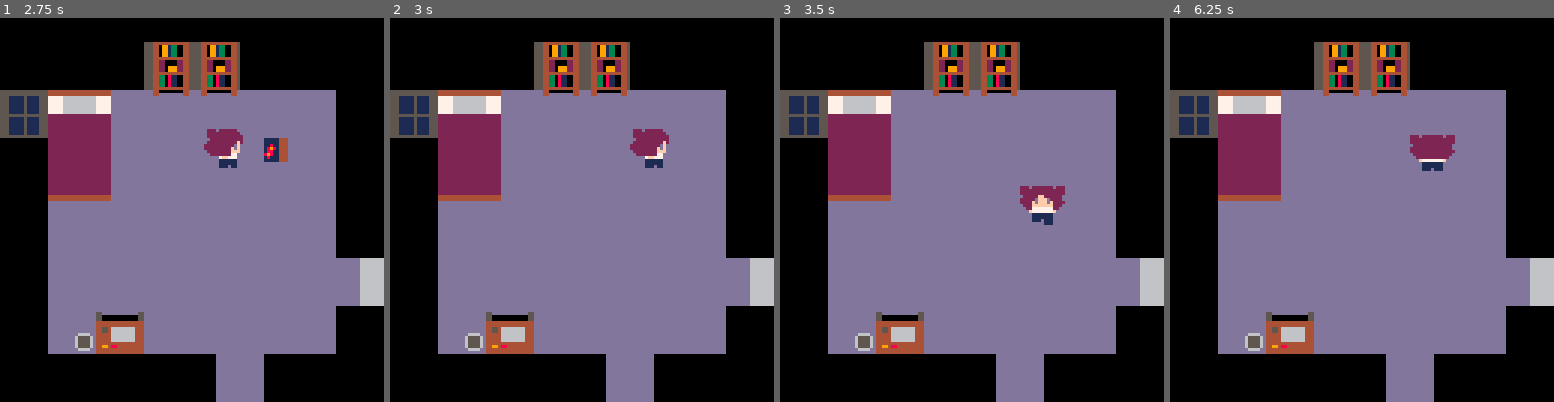
Above: before the commit, frames 1-4 (left to right).
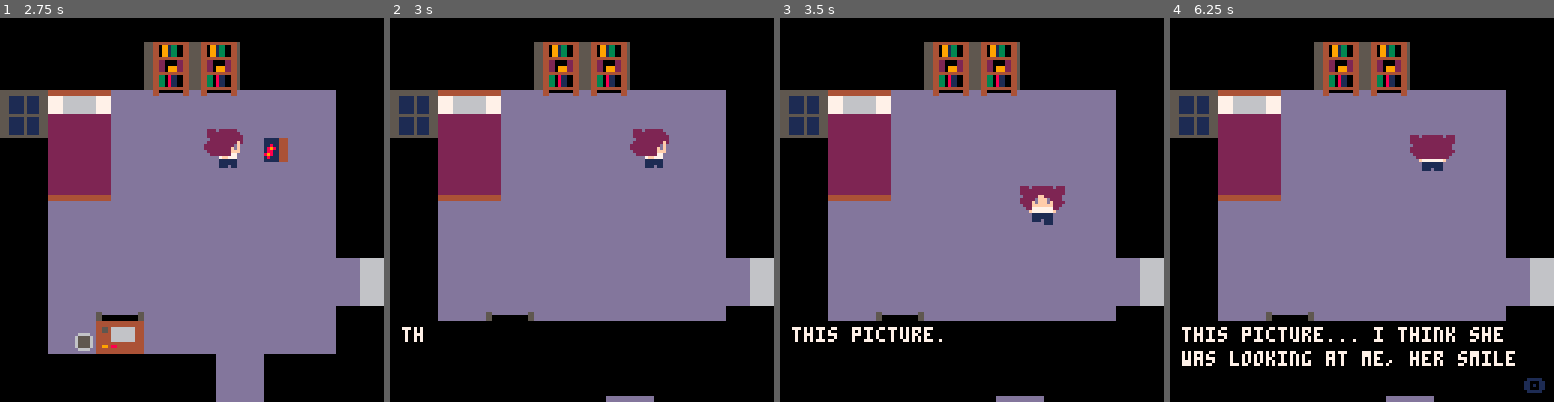
Above: after the commit, the same moments.

Repository: unyielding-snow/Texas-Game-Jam-2026
Game: PICO-8 cartridge main_scene.p8
Same seed, same stepped clock (60 frames per second), same inputs: the game is played once before the commit and once after it.
Inputs:
- Up to frame 1 (2.75 s): tap O (Z key) at 0.33, 1.07, 2.22 s; tap Down at 0.7 s; hold Up 1.97-2.63 s; hold Right from 2.68 s (still down)
- Up to frame 2 (3 s): keep holding Right
- Up to frame 3 (3.5 s): release Right at 3.02 s; hold Down from 3.07 s (still down)
- Up to frame 4 (6.25 s): tap O (Z key) at 3.72, 5.22 s; release Down at 3.73 s; hold Left 3.78-4.12 s; hold Up 4.17-4.5 s; hold Left 4.55-5.05 s; hold Right 5.1-5.93 s; hold Up from 5.98 s (still down)

Frame 1 is identical in both runs. In frame 2, 7.9% of the frame differs, in the area x 3-88%, y 78-99%; in frame 3, 8.0%; in frame 4, 9.1%, in the area x 3-98%, y 78-99%.

Commit message:
added dialogue

Diff:
--- a/main_scene.p8
+++ b/main_scene.p8
@@ -86,18 +86,33 @@
     sfx(-1,0)
   end
 
- 	local is_solid, is_interactive, interactive_tile_id, is_pick_up, pick_up_x, pick_up_y = hit(x, y, 16, 16)
+ 	local is_solid, is_interactive, interactive_tile_id, is_pick_up, pick_up_tile_id, pick_up_x, pick_up_y = hit(x, y, 16, 16)
 
 		if not is_solid then
     player.x = x
     player.y = y
+    if not msg_shown and flr(player.x) == 29 and flr(player.y) == 25 then
+    	dtb_disp("maybe i didn't lose her..")
+    	msg_shown = true
+    	_dtb_c()
+    end
+    if not msg_shown and flr(player.x) == 26 and flr(player.y) == 27 then
+    	dtb_disp("it feels like i'm drifting...")
+    	msg_shown = true
+    	_dtb_c()
+    end
     if is_pick_up then
-		  	mset(pick_up_x ,pick_up_y, 1)
+    	item_id = mget(pick_up_x, pick_up_y)
+   		if item_id == 54 then
+	    	dtb_disp("this picture... i think she was looking at me, her smile is so bright")
+	    	mset(pick_up_x ,pick_up_y, 1)
+	  			--load("ending_1.p8")
+	  		end
   		end
   else
     if is_interactive and not msg_shown then
       local msg = get_interactive_message(interactive_tile_id)
-      dtb_disp(msg)
+     	dtb_disp(msg)
       msg_shown = true
     end
   end
@@ -134,6 +149,7 @@
 
 	camera()
 	dtb_draw()
+	pal()
 end
 
 -- borrowed from https://gamedev.docrobs.co.uk/first-steps-in-pico-8-easy-collisions-with-map-tiles
@@ -142,6 +158,7 @@
 	local is_interactive = false
 	local interactive_tile_id = nil
  local is_pickup = false
+ local pick_up_tile_id = nil
 	local pick_up_x = nil
 	local pick_up_y = nil
 
@@ -158,13 +175,14 @@
         interactive_tile_id = tile_id
       end
       if fget(tile_id, 2) then
+      		pick_up_tile_id = tile_id
         is_pick_up = true
         pick_up_x = tile_x
         pick_up_y = tile_y
       end
     end
   end
-  return is_solid, is_interactive, interactive_tile_id, is_pick_up, pick_up_x, pick_up_y
+  return is_solid, is_interactive, interactive_tile_id, pick_up_tile_id, is_pick_up, pick_up_x, pick_up_y
 end
 
 
@@ -176,11 +194,11 @@
 
 function get_interactive_message(tile_id)
 	if tile_id == 38 then -- bed
-		return "it's a cozy bed... 🐱"
+		return "it's a cozy bed.. smells like warm tea leaves after the rain 🐱"
 	elseif tile_id == 40 then --bookshelf
-		return "the bookshelf contains a message hehe 😐."
+		return "her favorite romance novels, spines worn from the nights she would read to me"
 	elseif tile_id == 18 then --drawer
-		return "⧗here is something in the drawer ❎"
+		return "her clutter makes me want to sit here, like she'll walk in at any second."
 	elseif tile_id == 54 then --photo
 		return "♥"
 	else
@@ -321,7 +339,7 @@
 00000000000000000000000000000000000000000000000000000000000000000000000000000000000000000000000000000000000000000000000000000000
 00000000000000000000000000000000a0a0a0a0a0a0a0a0202020a0a0a0a0a0a0a0a0a0a0202020a0a0a0a0a0a0a0a0a0a0a0a020202020a0a0a0a0a0a0a0a0
 __gff__
-0000010101010100010100000000000000000301010101010101000000000000000101010101030103010000000000000001010100000400000000000000000000000000000000000000000000000000000000000000000000000000000000000000000000000000000000000000000000000000000000000000000000000000
+0000010101010100010100000000000000000301040101010101000000000000000101010101030103010000000000000001010100000400000000000000000000000000000000000000000000000000000000000000000000000000000000000000000000000000000000000000000000000000000000000000000000000000
 0000000000000000000000000000000000000000000000000000000000000000000000000000000000000000000000000000000000000000010000000000000000000000000000000000000000000000000000000000000000000000000000000000000000000000000000000000000000000000000000000000000000000000
 __map__
 00000000000000000000000000000000000000000a0a0a0a0a0a000000000000000a0a0a0a0202020202020a0a0a0a0a0a0a0a0a02020a02020a0a0a0a0a0a0a00000000000000000000000000000000000000000000000000000000000000000000000000000000000000000000000000000000000000000000000000000000
